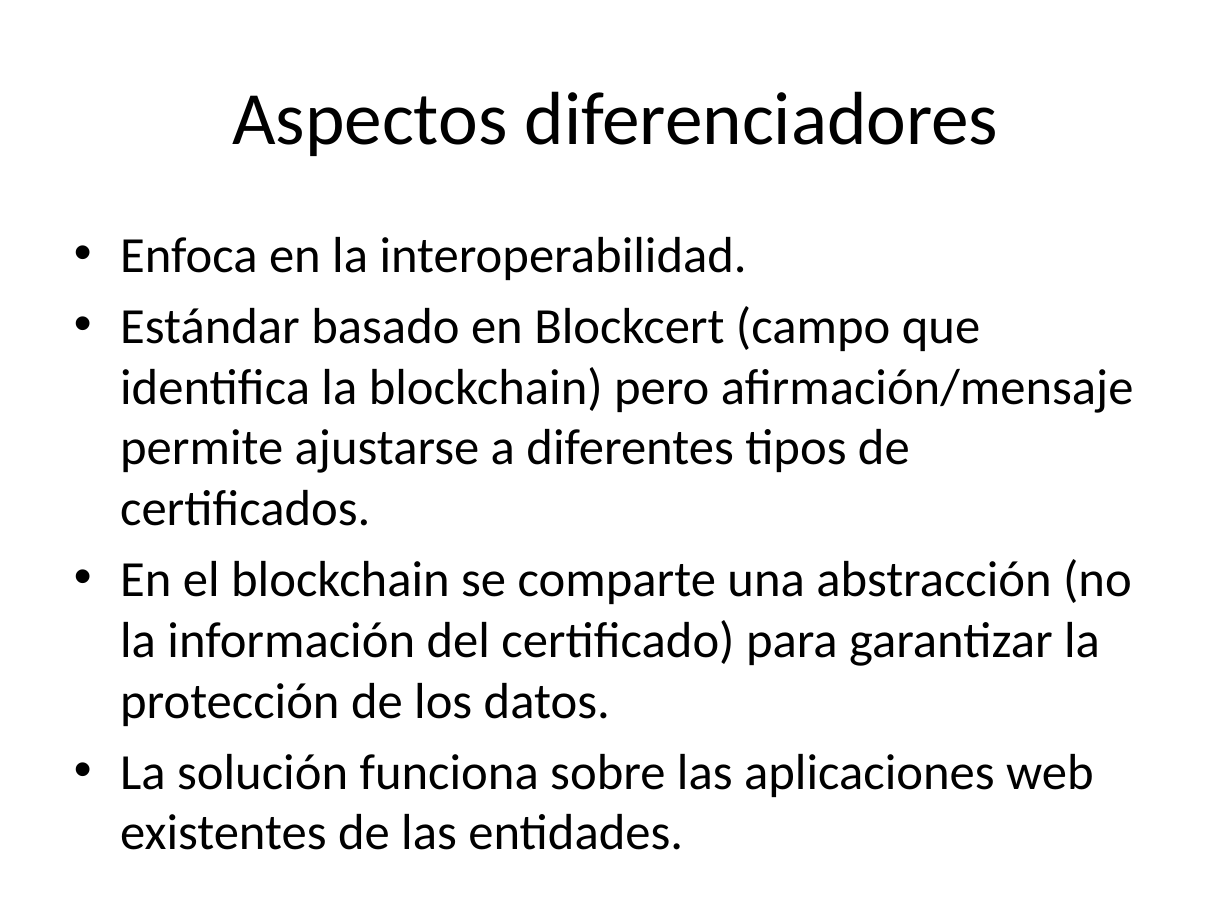
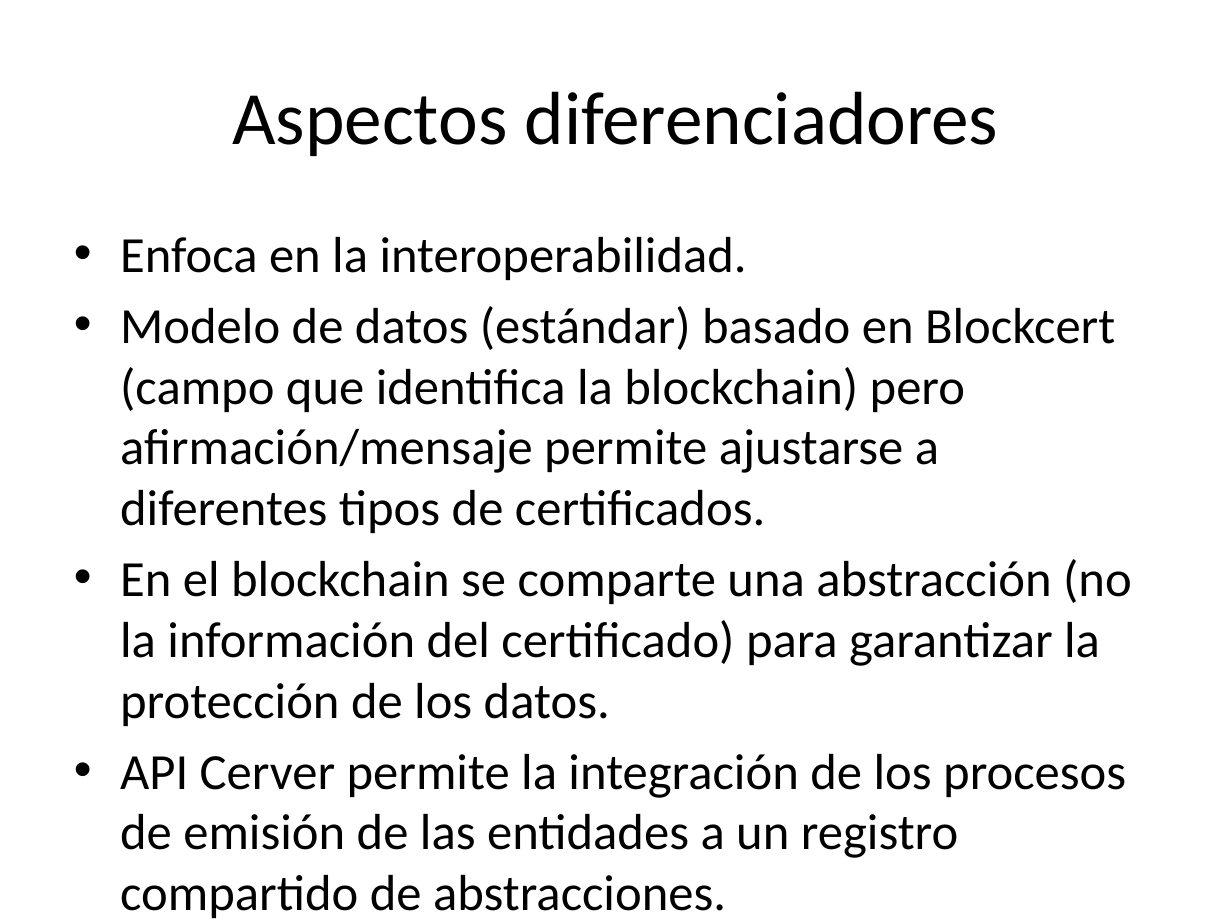
Before and after one commit to linkingdatasas/UX, a slide deck: slide 3 of Certificados Digitales para Entidades Publicas con Blockchain Jueves.pptx. Drawn at 1232x924 pixels with LibreOffice and Linux fonts; fonts in the diff are those of the drawing. Boxes give left, top, right and bottom in pixels: in the first picture for what was removed or moved away, otherwise in the second. Text is boxed around its words. In the diff, an @@ line names an element or a change of style, - is before the commit and + after.

```diff
--- a/Certificados Digitales para Entidades Publicas con Blockchain Jueves.pptx
+++ b/Certificados Digitales para Entidades Publicas con Blockchain Jueves.pptx
@@ text at [120,306,1115,533]: text changed @@
-• Estándar basado en Blockcert (campo que identifica la blockchain) pero afirmación/mensaje permite ajustarse a diferentes tipos de certificados.
+• Modelo de datos (estándar) basado en Blockcert (campo que identifica la blockchain) pero afirmación/mensaje permite ajustarse a diferentes tipos de certificados.
@@ text at [120,754,1126,918]: text changed @@
-• La solución funciona sobre las aplicaciones web existentes de las entidades.
+• API Cerver permite la integración de los procesos de emisión de las entidades a un registro compartido de abstracciones.
```
Also in this commit, not shown: 2 slides added, 10 other files.
